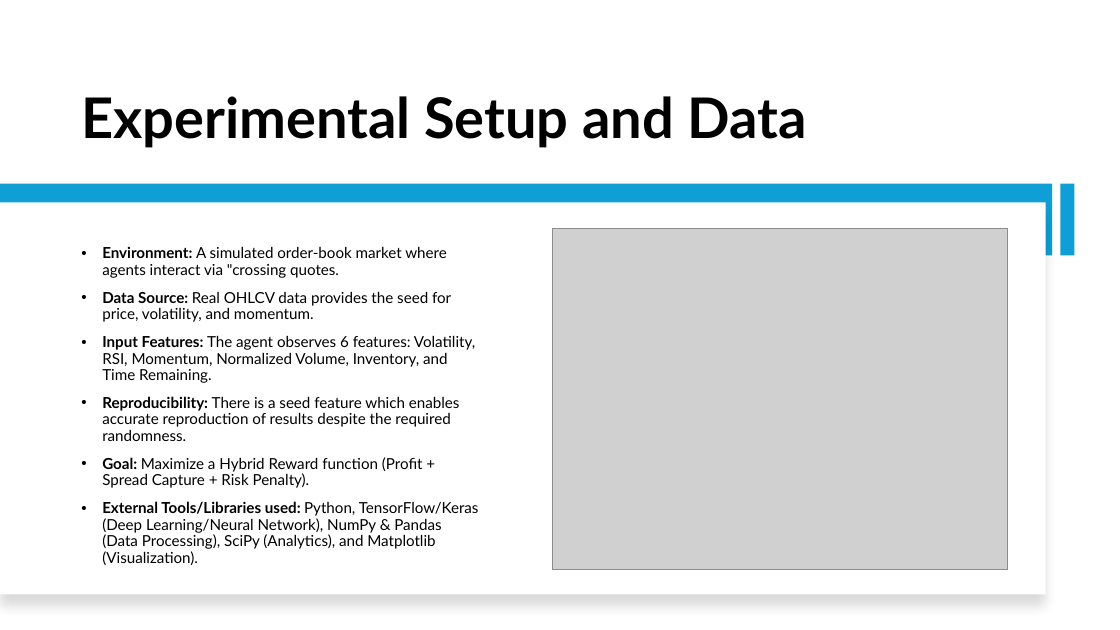
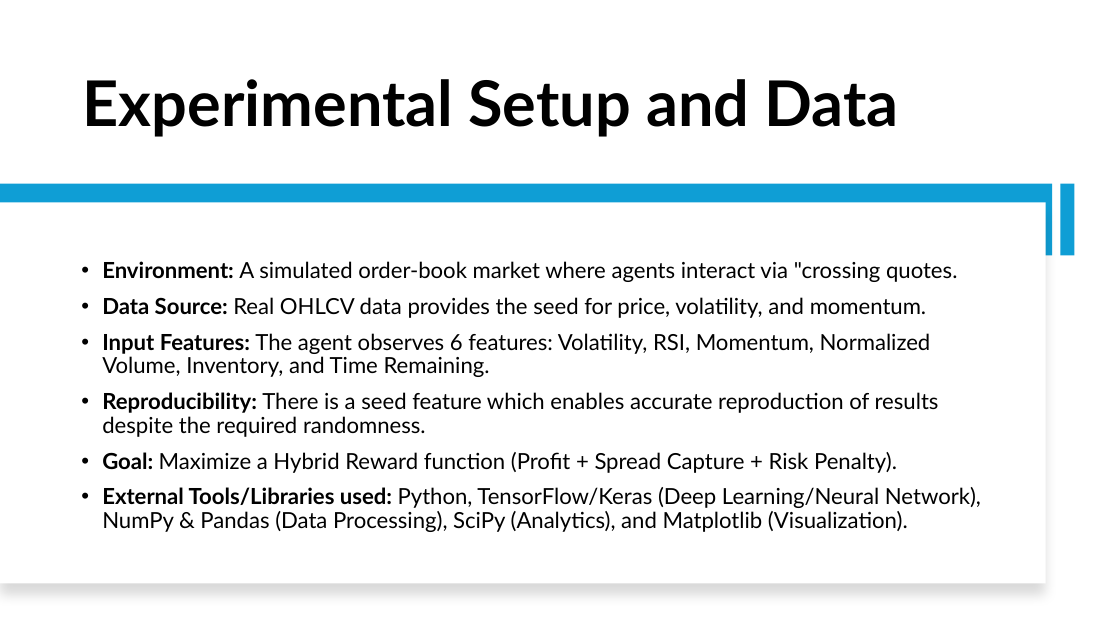
Before and after one commit to Srithwak/Coevolutionary_ARL_vs_EGT_agents_research, a slide deck: slide 4 of presentation.pptx (slide 3 before the commit). Drawn at 1120x630 pixels with LibreOffice and Linux fonts; fonts in the diff are those of the drawing; grey boxes stand for pictures. Boxes give left, top, right and bottom in pixels: in the first picture for what was removed or moved away, otherwise in the second. Text is boxed around its words. In the diff, an @@ line names an element or a change of style, - is before the commit and + after.

```diff
--- a/presentation.pptx
+++ b/presentation.pptx
@@ title "Experimental Setup and Data" at (x1=83, y1=79, x2=899, y2=137): size 48 to 54 pt @@
@@ rectangle resized from (x1=0, y1=202, x2=1046, y2=595) to (x1=0, y1=202, x2=1046, y2=584) @@
@@ text "Environment: A simulated order-book market ..." at (x1=102, y1=261, x2=981, y2=532): size 13 to 19 pt @@
@@ picture removed at (x1=552, y1=229, x2=1007, y2=570) @@
```
Also in this commit, not shown: 6 other slides changed, 3 slides added, 2 slides removed, 15 other files.
